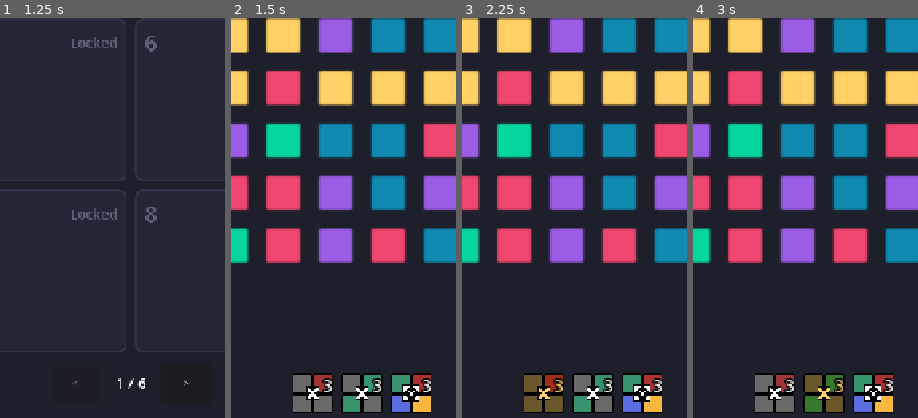
Above: before the commit, frames 1-4 (left to right).
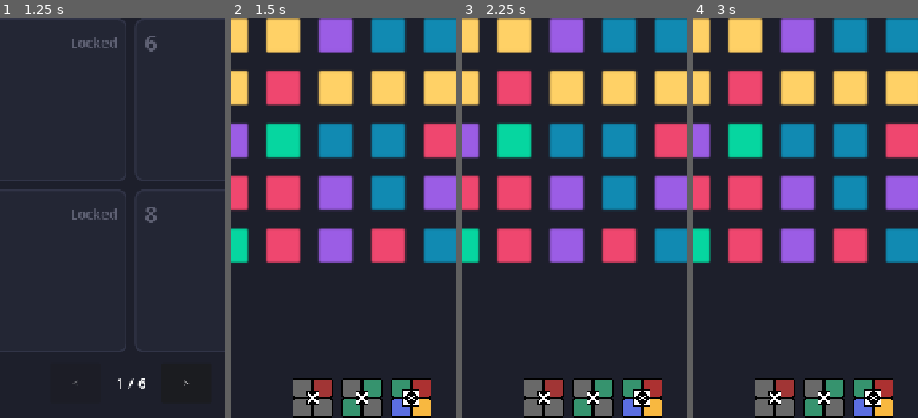
Above: after the commit, the same moments.

Repository: naymik-games/TD2
Game: Godot game, scene res://scenes/home.tscn
The game is run twice, just before and just after one commit, with the same random seed, the same clock (stepped at 60 frames per second) and the same inputs.
Inputs (mouse positions are % of the whole screen's width and height, from its top left; square brackets give the same spot before the commit, where the layout moved):
- Up to frame 1 (1.25 s): click "Select a Level" at 0.5 s
- Up to frame 2 (1.5 s): click (26, 17) at 1.25 s
- Up to frame 3 (2.25 s): click (39, 98) [39, 97] at 2 s
- Up to frame 4 (3 s): click (50, 98) [50, 97] at 2.75 s
The pictures show only the part of the screen within x 21-71%, y 50-100%; the shares and areas given below are measured in that part.

Frame 1 is identical in both runs. In frame 2, 3.3% of the frame differs, in the area x 27-89%, y 88-100%; in frame 3, 4.0%; in frame 4, 4.0%.

Commit message:
Update main.tscn

Diff:
--- a/scenes/main.tscn
+++ b/scenes/main.tscn
@@ -23,40 +23,6 @@
 ice_texture = ExtResource("4_trceg")
 rock_texture = ExtResource("5_a8y0u")
 
-[node name="HBoxContainer" type="HBoxContainer" parent="." unique_id=254871053]
-offset_top = 1209.0
-offset_right = 720.0
-offset_bottom = 1273.0
-theme_override_constants/separation = 15
-alignment = 1
-
-[node name="remove_dot_button" type="TextureButton" parent="HBoxContainer" unique_id=603892367]
-custom_minimum_size = Vector2(64, 64)
-layout_mode = 2
-texture_normal = ExtResource("4_tefeu")
-texture_pressed = ExtResource("5_o6xl0")
-texture_disabled = ExtResource("6_tipki")
-ignore_texture_size = true
-stretch_mode = 4
-
-[node name="remove_color_button" type="TextureButton" parent="HBoxContainer" unique_id=122259453]
-custom_minimum_size = Vector2(64, 64)
-layout_mode = 2
-texture_normal = ExtResource("7_eb6dy")
-texture_pressed = ExtResource("8_trceg")
-texture_disabled = ExtResource("9_a8y0u")
-ignore_texture_size = true
-stretch_mode = 4
-
-[node name="shuffle_board_button" type="TextureButton" parent="HBoxContainer" unique_id=1319667767]
-custom_minimum_size = Vector2(64, 64)
-layout_mode = 2
-texture_normal = ExtResource("10_jkv2x")
-texture_pressed = ExtResource("11_jbj1t")
-texture_disabled = ExtResource("12_muem4")
-ignore_texture_size = true
-stretch_mode = 4
-
 [node name="game_menu" type="PopupMenu" parent="." unique_id=1817168863]
 position = Vector2i(36, 36)
 theme_override_font_sizes/font_size = 32
@@ -75,7 +41,48 @@
 offset_bottom = 68.0
 texture_normal = ExtResource("15_jkv2x")
 
-[connection signal="pressed" from="HBoxContainer/remove_dot_button" to="." method="_on_remove_dot_button_pressed"]
-[connection signal="pressed" from="HBoxContainer/remove_color_button" to="." method="_on_remove_color_button_pressed"]
-[connection signal="pressed" from="HBoxContainer/shuffle_board_button" to="." method="_on_shuffle_board_button_pressed"]
+[node name="CanvasLayer" type="CanvasLayer" parent="." unique_id=795550406]
+
+[node name="HBoxContainer" type="HBoxContainer" parent="CanvasLayer" unique_id=254871053]
+anchors_preset = 12
+anchor_top = 1.0
+anchor_right = 1.0
+anchor_bottom = 1.0
+offset_top = -64.0
+grow_horizontal = 2
+grow_vertical = 0
+size_flags_horizontal = 3
+theme_override_constants/separation = 15
+alignment = 1
+
+[node name="remove_dot_button" type="TextureButton" parent="CanvasLayer/HBoxContainer" unique_id=603892367]
+custom_minimum_size = Vector2(64, 64)
+layout_mode = 2
+texture_normal = ExtResource("4_tefeu")
+texture_pressed = ExtResource("5_o6xl0")
+texture_disabled = ExtResource("6_tipki")
+ignore_texture_size = true
+stretch_mode = 4
+
+[node name="remove_color_button" type="TextureButton" parent="CanvasLayer/HBoxContainer" unique_id=122259453]
+custom_minimum_size = Vector2(64, 64)
+layout_mode = 2
+texture_normal = ExtResource("7_eb6dy")
+texture_pressed = ExtResource("8_trceg")
+texture_disabled = ExtResource("9_a8y0u")
+ignore_texture_size = true
+stretch_mode = 4
+
+[node name="shuffle_board_button" type="TextureButton" parent="CanvasLayer/HBoxContainer" unique_id=1319667767]
+custom_minimum_size = Vector2(64, 64)
+layout_mode = 2
+texture_normal = ExtResource("10_jkv2x")
+texture_pressed = ExtResource("11_jbj1t")
+texture_disabled = ExtResource("12_muem4")
+ignore_texture_size = true
+stretch_mode = 4
+
 [connection signal="pressed" from="menu_button" to="." method="_on_menu_button_pressed"]
+[connection signal="pressed" from="CanvasLayer/HBoxContainer/remove_dot_button" to="." method="_on_remove_dot_button_pressed"]
+[connection signal="pressed" from="CanvasLayer/HBoxContainer/remove_color_button" to="." method="_on_remove_color_button_pressed"]
+[connection signal="pressed" from="CanvasLayer/HBoxContainer/shuffle_board_button" to="." method="_on_shuffle_board_button_pressed"]
